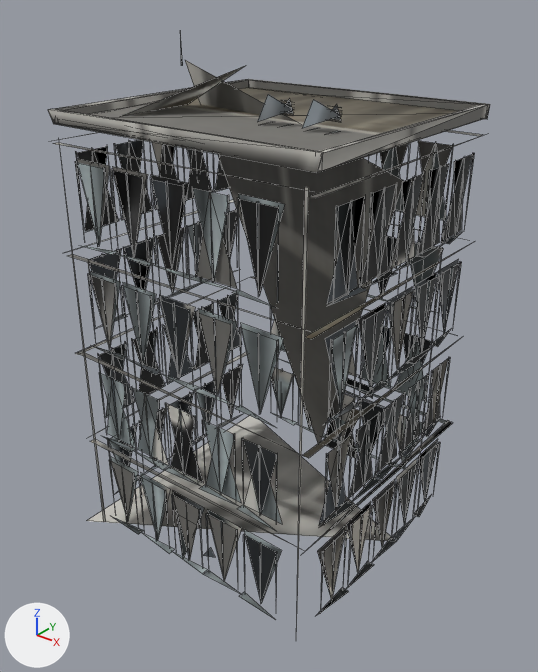
An edit to the OBJ model App/assets/lod/buildings/commercial/office_004.lod2.obj, drawn before and after from the same camera.
Both versions are drawn from a 50 mm camera at (12.94, -16.32, 16.81) aimed at (0.18, -0.37, 6.92). Every picture has the same lights, and +X, +Y and +Z are marked at lower left. The picture after the commit comes second. Mesh edges are drawn as thin lines. Where no turn or scale is listed for an object, it has been applied to the vertices.

Objects in the first picture: 'office_004'.
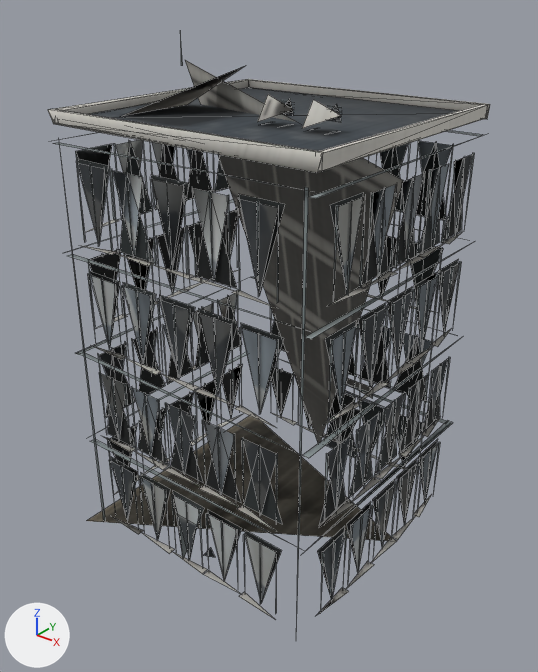
Changed parts and their boxes (x1, y1, x2, y2) in the pictures (538 x 672 px; the box of a moved part takes in the faces that stretch with it):
part 1 of me_office_004, moved or reshaped
    both: (396, 415, 437, 502)
part 2 of me_office_004, moved or reshaped
    before: (75, 79, 486, 601)
    after: (76, 79, 486, 614)
part 3 of me_office_004, surface changed
    both: (48, 39, 490, 619)

The change, as a diff of the scene's bpy script:
```diff
--- a/App/assets/lod/buildings/commercial/office_004.lod2.obj.py
+++ b/App/assets/lod/buildings/commercial/office_004.lod2.obj.py
@@ me_office_004 @@
 # used by ob_office_004; location = (0.0, 0.0, 0.0)
 # verts and faces of me_office_004; kept vertices keep their numbers, new ones are numbered from 1622
 # before: 60 (1.4, 4.1, 0.7) at pixel (370, 455), 63 (2.0, 4.1, 2.9), 64 (0.9, 4.1, 2.9) at pixel (360, 399), 77 (2.2, 4.0, 2.9), 78 (3.5, 4.0, 2.9) at pixel (424, 423)
 # before: 79 (2.8, 4.1, 0.7) at pixel (403, 469), 1092 (4.3, 3.4, 2.9) at pixel (437, 438), 1093 (4.3, 2.1, 2.9) at pixel (418, 456), 1094 (4.4, 2.8, 0.7) at pixel (424, 504), 1460 (0.0, 4.2, 2.3)
 # before: 1461 (0.0, 4.3, 0.2), 1462 (0.0, 4.2, 0.2), 1463 (-0.1, 4.3, 0.9), 1464 (-0.1, 4.3, 1.4), 1465 (-0.1, 4.3, 0.9)
-me_office_004.from_pydata(...)  # 1622 vertices, 689 faces, 1 loose edge; spans x -4.6..4.6, y -4.4..4.4, z 0.0..15.5
+me_office_004.from_pydata(...)  # 1621 vertices, 689 faces, 1 loose edge; spans x -4.6..4.6, y -4.4..4.4, z 0.0..15.5
+# me_office_004 part 1
+delete_vertices([1464, 1465])  # with the faces that use them
+delete_faces([(60, 64, 63), (77, 78, 79), (1092, 1094, 1093), (1460, 1461, 1462)])
+verts[1651] = (-0.1, 4.3, 1.3)
+verts[1652] = (-0.1, 4.3, 1.3)
+faces += [(60, 63, 64), (77, 79, 78), (1092, 1093, 1094), (1460, 1462, 1461), (1463, 1652, 1651)]
+# me_office_004 part 2
+# 30 vertices are removed from x -4.3..4.4, y -4.2..4.2, z 10.1..12.4
+# 87 faces are deleted
+# 4 vertices move within x -2.8..3.4, y -4.2, z 0.7..2.9
+# 18 vertices are added at x -4.2..4.3, y -4.2..4.2, z 10.1..12.4
+# 6 new vertices lie (0.0, 0.0, -2.2) away from vertices in x -3.3..2.3, y -4.1..4.1, z 12.4
+# 5 new vertices lie (0.0, 0.0, -2.3) away from vertices in x -2.8..2.9, y -4.1..4.1, z 12.4
+# 87 new faces join them
+# me_office_004 part 3: 653 kept faces spanning x -4.6..4.6, y -4.4..4.4, z 0.0..15.5 get new texture (UV) coordinates
 me_office_004.materials.append(mat_office_004_baked_001)
```
